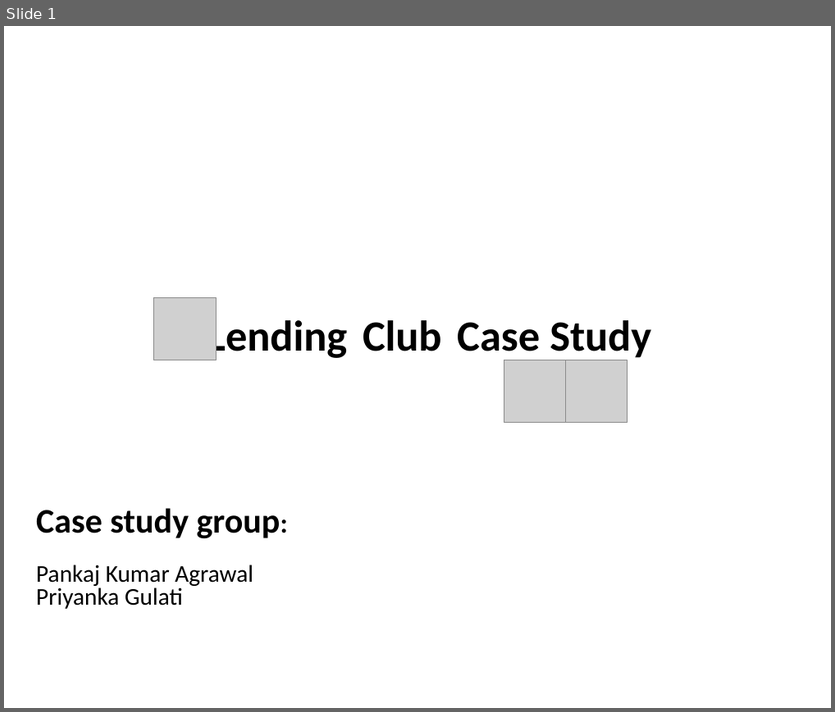
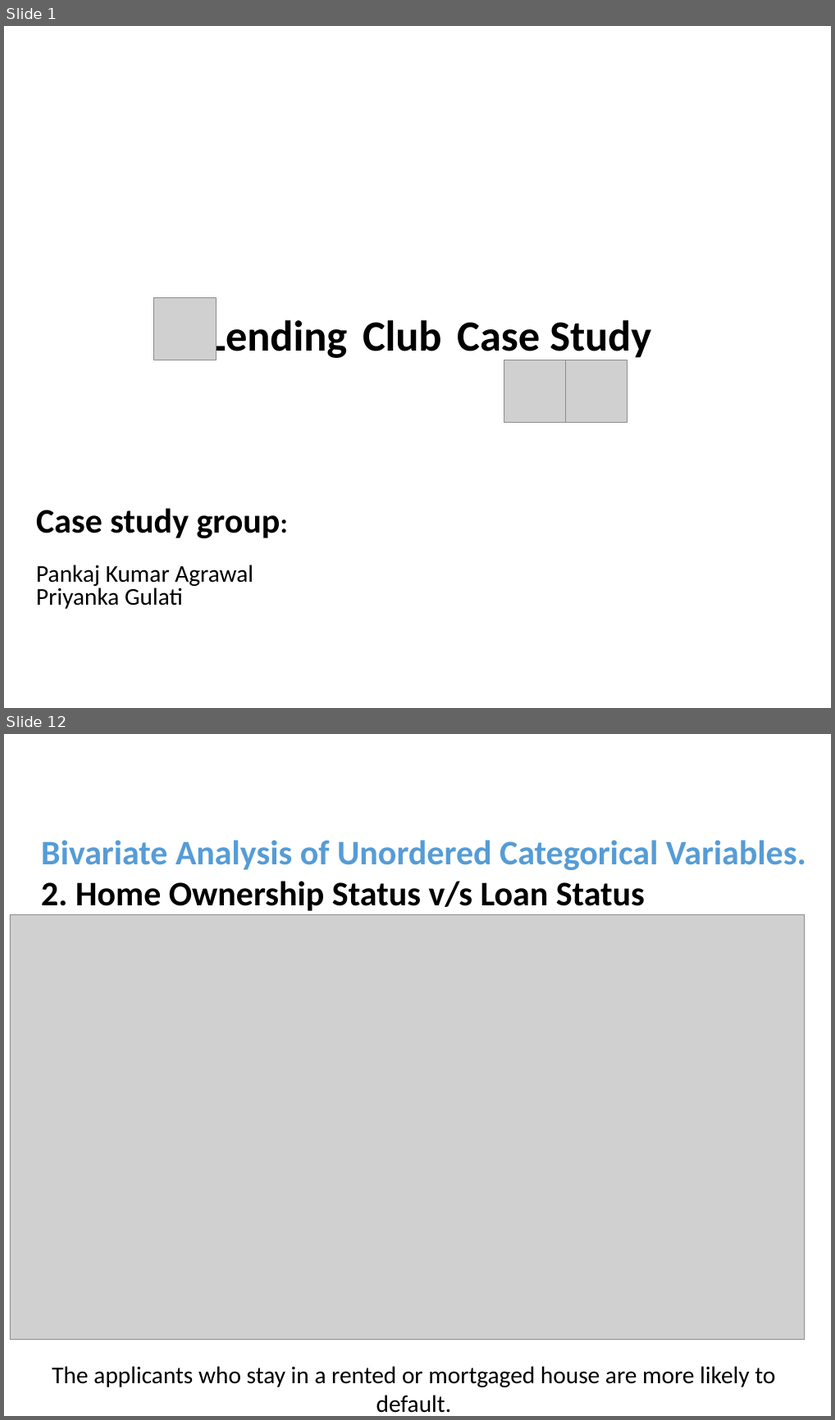
Before and after one commit to pankaj8blr/lendingClub, a slide deck: lending_club_case_study.pptx. Shown one above the other, each under a label of ours: slide 1 before the commit, slides 1 and 12 after it; the slides between them are not shown. The pictures are 835x712 and 835x1420 pixels, drawn with LibreOffice and Linux fonts; fonts in the diff are those of the drawing; grey boxes stand for pictures; background and template pictures are left out. Boxes give left, top, right and bottom in pixels: in the first picture for what was removed or moved away, otherwise in the second. Text is boxed around its words. In the diff, an @@ line names an element or a change of style, - is before the commit and + after.

```diff
--- a/lending_club_case_study.pptx
+++ b/lending_club_case_study.pptx
@@ slide 12 added at box(4, 734, 831, 1416), background #FFFFFF @@
@@ text added at box(41, 840, 806, 911), 40 pt, text #569CD6, bold @@
+Bivariate Analysis of Unordered Categorical Variables.
+2. Home Ownership Status v/s Loan Status
@@ picture added at box(11, 915, 804, 1340) @@
@@ text added at box(52, 1366, 775, 1413), 28 pt, text #000000 @@
+The applicants who stay in a rented or mortgaged house are more likely to default.
```
Also in this commit, not shown: 5 slides changed, 14 other slides added, 1 slide removed, 2 other files.
